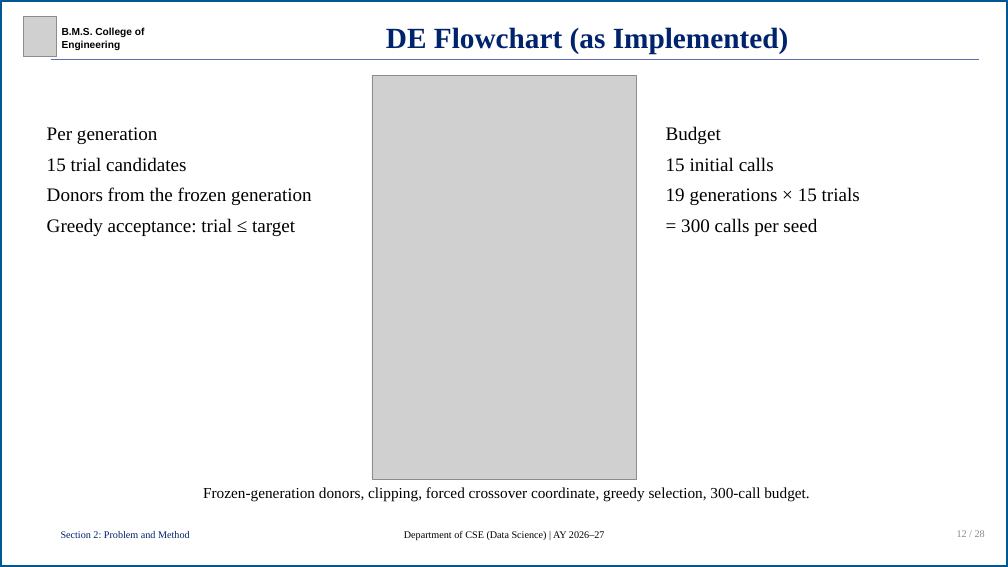
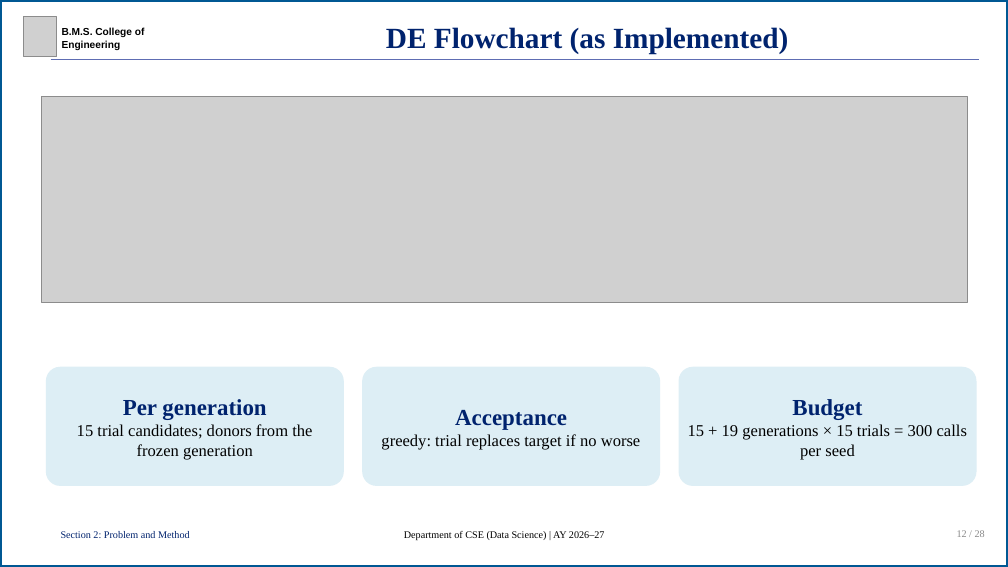
Before and after one commit to R-V-Abhishek/concrete-strength-de-svr, a slide deck: slide 12 of presentation/concrete-strength-de-svr-presentation.pptx. Drawn at 1008x567 pixels with LibreOffice and Linux fonts; fonts in the diff are those of the drawing; grey boxes stand for pictures. Boxes give left, top, right and bottom in pixels: in the first picture for what was removed or moved away, otherwise in the second. Text is boxed around its words. In the diff, an @@ line names an element or a change of style, - is before the commit and + after.

```diff
--- a/presentation/concrete-strength-de-svr-presentation.pptx
+++ b/presentation/concrete-strength-de-svr-presentation.pptx
@@ picture: place and size @@
-picture at bbox=[372, 76, 636, 479]
+picture at bbox=[41, 96, 967, 302]
@@ rounded rectangle "Per generation" at bbox=[46, 367, 344, 486]: vertical alignment top to middle; fill none to #DDEEF5 @@
@@ rounded rectangle "Per generation": place and size @@
-rounded rectangle "Per generation" at bbox=[47, 127, 312, 236]
+rounded rectangle "Per generation" at bbox=[46, 367, 344, 486]
@@ rounded rectangle added at bbox=[362, 367, 660, 486], fill #DDEEF5, 26 pt, text #000000 @@
+Acceptance
+greedy: trial replaces target if no worse
@@ rounded rectangle "Budget": place and size @@
-rounded rectangle "Budget" at bbox=[666, 126, 860, 236]
+rounded rectangle "Budget" at bbox=[678, 367, 976, 486]
@@ rounded rectangle "Budget" at bbox=[678, 367, 976, 486]: vertical alignment top to middle; fill none to #DDEEF5 @@
@@ text in rounded rectangle at bbox=[123, 399, 266, 420]: size 30 to 36 pt, text colour #000000 to #00236E, bold on in "Per generation"; alignment left to centre; less space between paragraphs @@
@@ text in rounded rectangle at bbox=[792, 399, 862, 420]: size 30 to 36 pt, text colour #000000 to #00236E, bold on in "Budget"; alignment left to centre; less space between paragraphs @@
@@ text in rounded rectangle at bbox=[77, 424, 312, 460]: text changed; size 30 to 26 pt @@
-15 trial candidates
-Donors from the frozen generation
-Greedy acceptance: trial ≤ target
+15 trial candidates; donors from the frozen generation
@@ text in rounded rectangle at bbox=[688, 424, 967, 460]: text changed; size 30 to 26 pt @@
-15 initial calls
-19 generations × 15 trials
-= 300 calls per seed
+15 + 19 generations × 15 trials = 300 calls per seed
@@ text removed at bbox=[203, 487, 809, 502] @@
-Frozen-generation donors, clipping, forced crossover coordinate, greedy selection, 300-call budget.
```
Also in this commit, not shown: 16 other slides changed, 7 other files.
